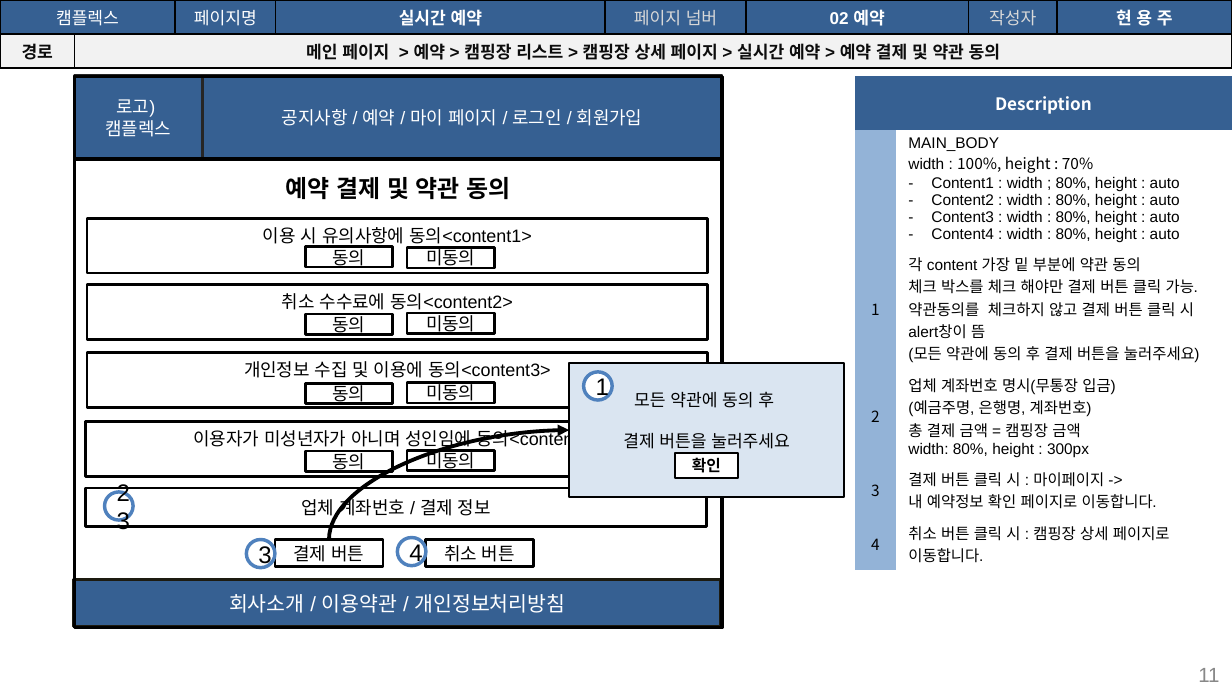
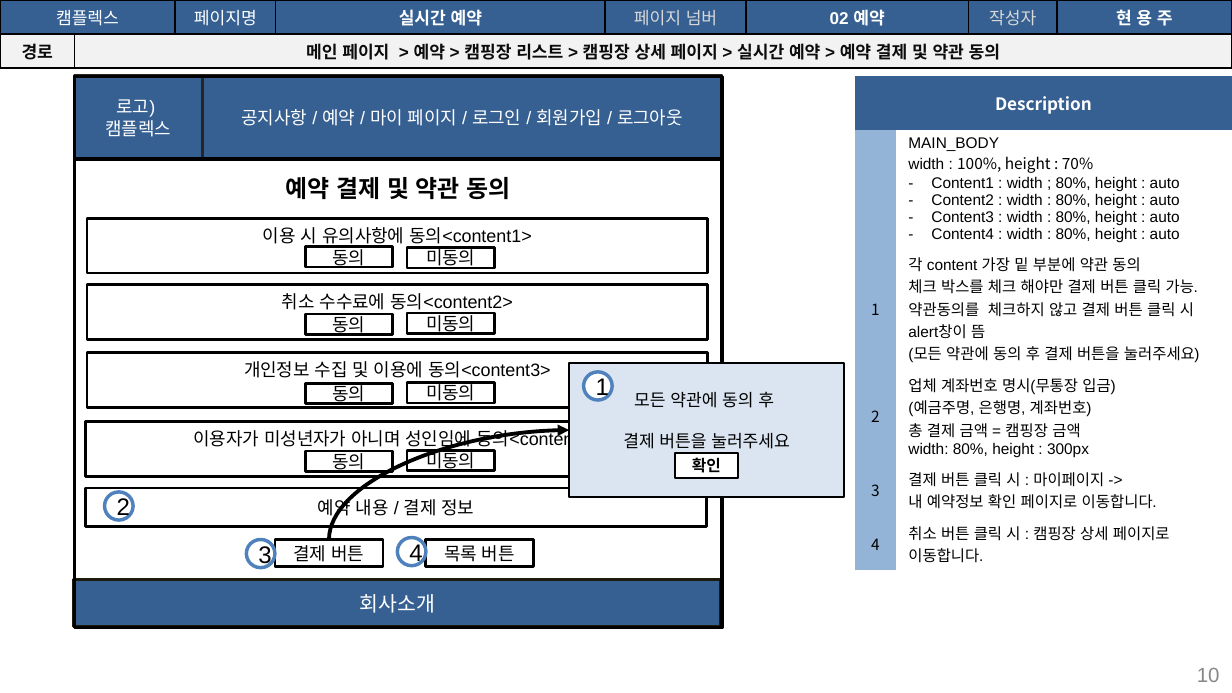
Before and after one commit to seoulsudal/CamFlexProject, a slide deck: slide 10 of 프로젝트 산출물/9. 스토리보드/캠플렉스 사용자_스토리보드.pptx (slide 11 before the commit). Drawn at 1232x693 pixels with LibreOffice and Linux fonts; fonts in the diff are those of the drawing. Boxes give left, top, right and bottom in pixels: in the first picture for what was removed or moved away, otherwise in the second. Text is boxed around its words. In the diff, an @@ line names an element or a change of style, - is before the commit and + after.

Commit message:
사용자 스토리보드 수정(회원 및 마이페이지 추가 수정 요망

```diff
--- a/프로젝트 산출물/9. 스토리보드/캠플렉스 사용자_스토리보드.pptx
+++ b/프로젝트 산출물/9. 스토리보드/캠플렉스 사용자_스토리보드.pptx
@@ text in rectangle at [242, 109, 683, 126]: text changed @@
-공지사항 / 예약 / 마이 페이지 / 로그인 / 회원가입
+공지사항 / 예약 / 마이 페이지 / 로그인 / 회원가입 / 로그아웃
@@ text in ellipse at [117, 496, 130, 521]: text changed @@
-23
+2
@@ text in rectangle at [318, 496, 474, 520]: text changed @@
-업체 계좌번호 / 결제 정보
+예약 내용 / 결제 정보
@@ text in rectangle at [444, 545, 515, 562]: text changed @@
-취소 버튼
+목록 버튼
@@ text in rectangle at [360, 594, 435, 613]: text changed @@
-회사소개 / 이용약관 / 개인정보처리방침
+회사소개
@@ page number at [1197, 668, 1220, 682]: text changed @@
-11
+10
```
Also in this commit, not shown: 19 other slides changed, 3 slides added, 4 slides removed.
